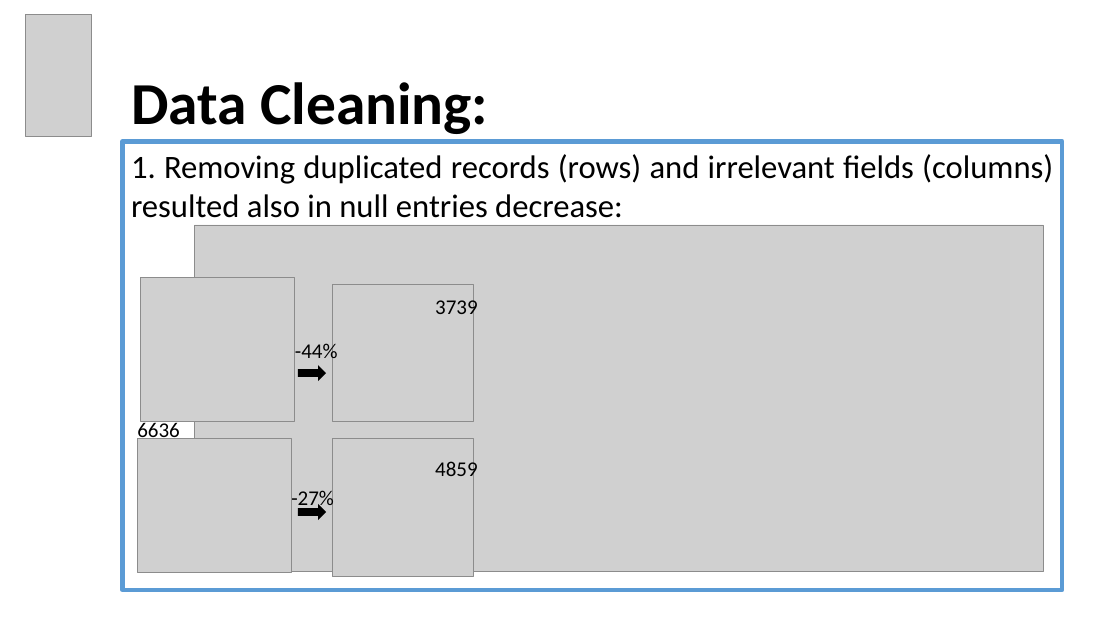
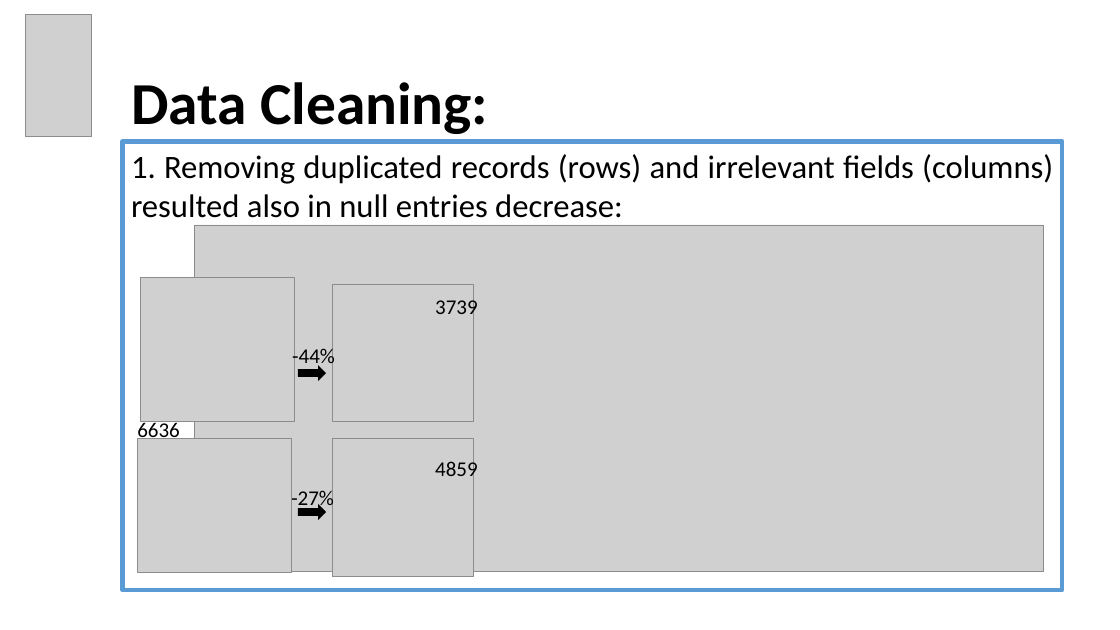
Before and after one commit to EyalVultz/Fianl-Project-Data-Analyst-Program-Hebrew-University-of-Jerusalem-Class-4-Group-2, a slide deck: slide 5 of Final Project Data Analyst Program Hebrew University of Jerusalem Class 4 Group 2.pptx. Drawn at 1120x630 pixels with LibreOffice and Linux fonts; fonts in the diff are those of the drawing; grey boxes stand for pictures. Boxes give left, top, right and bottom in pixels: in the first picture for what was removed or moved away, otherwise in the second. Text is boxed around its words. In the diff, an @@ line names an element or a change of style, - is before the commit and + after.

```diff
--- a/Final Project Data Analyst Program Hebrew University of Jerusalem Class 4 Group 2.pptx
+++ b/Final Project Data Analyst Program Hebrew University of Jerusalem Class 4 Group 2.pptx
@@ text "-44%" moved from (x1=295, y1=340, x2=338, y2=364) to (x1=292, y1=345, x2=335, y2=369) @@
```
Also in this commit, not shown: 1 other slide changed.
